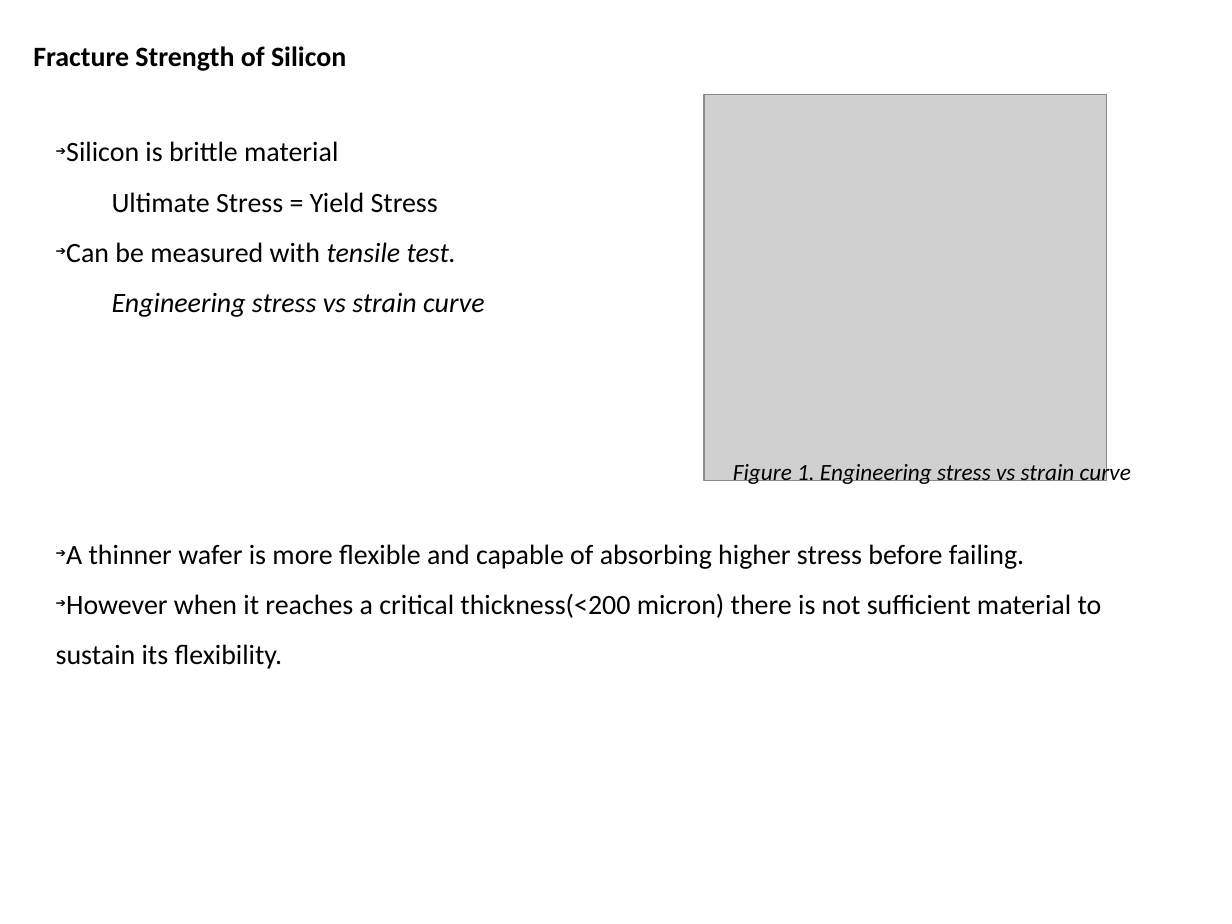
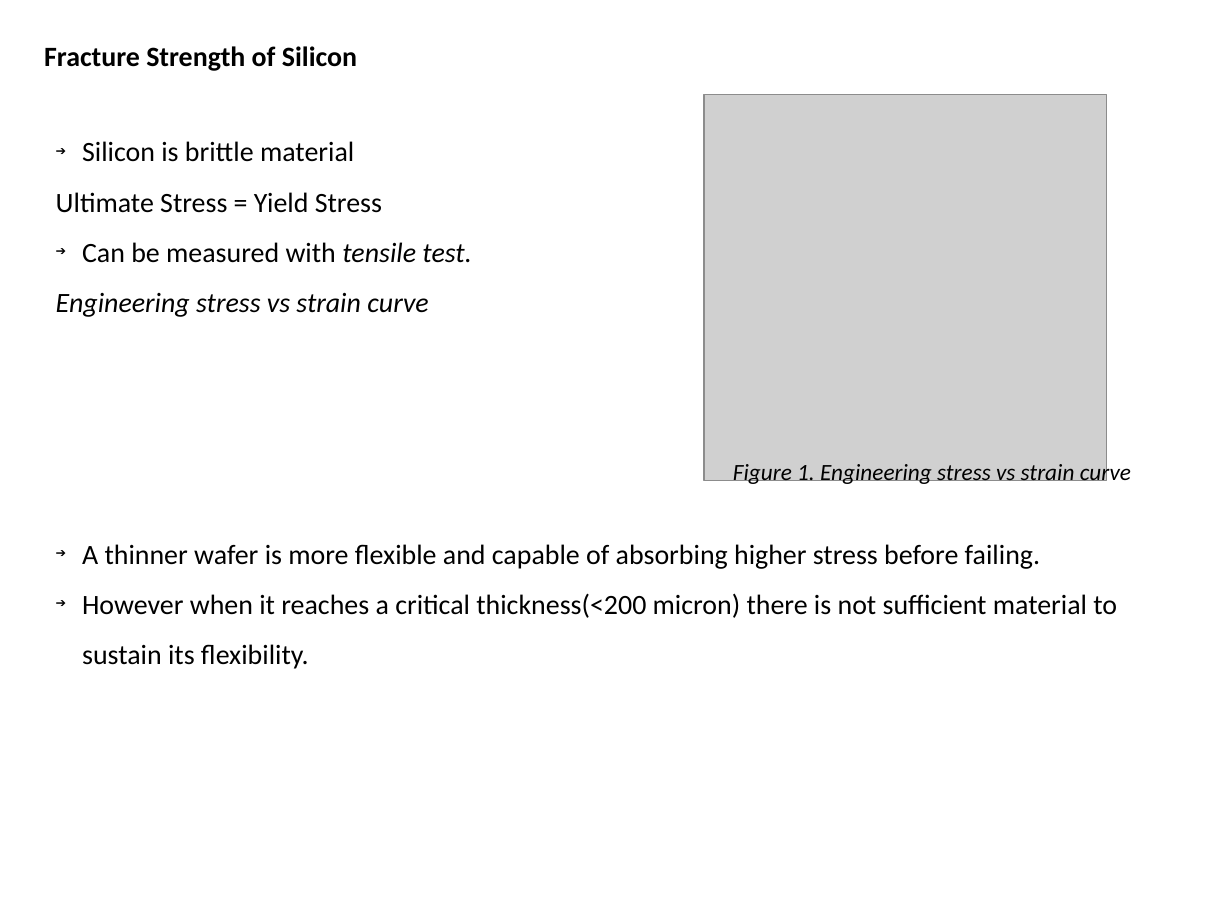
Before and after one commit to handegunduzoz/Bending, a slide deck: slide 2 of Radius of curvature.pptx. Drawn at 1232x924 pixels with LibreOffice and Linux fonts; fonts in the diff are those of the drawing; grey boxes stand for pictures. Boxes give left, top, right and bottom in pixels: in the first picture for what was removed or moved away, otherwise in the second. Text is boxed around its words. In the diff, an @@ line names an element or a change of style, - is before the commit and + after.

```diff
--- a/Radius of curvature.pptx
+++ b/Radius of curvature.pptx
@@ text "Fracture Strength of Silicon": place and size @@
-text "Fracture Strength of Silicon" at (33, 46, 346, 71)
+text "Fracture Strength of Silicon" at (44, 46, 357, 71)
@@ text at (56, 192, 429, 317): list level 2 to 1 in "Ultimate Stress = Yield Stress"; list level 2 to 1 in "Engineering stress vs strain curve" @@
```
Also in this commit, not shown: 8 other slides changed, 4 slides added, 11 other files.
